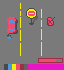
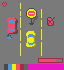
Before/after of a 64px x 70px layered artwork. What changed in the layer stack:
added layer "Lives" above "Топливо" over [left=2, top=2, right=7, bottom=7]
showed "Другая машина", painted on it over [left=26, top=31, right=36, bottom=47]
